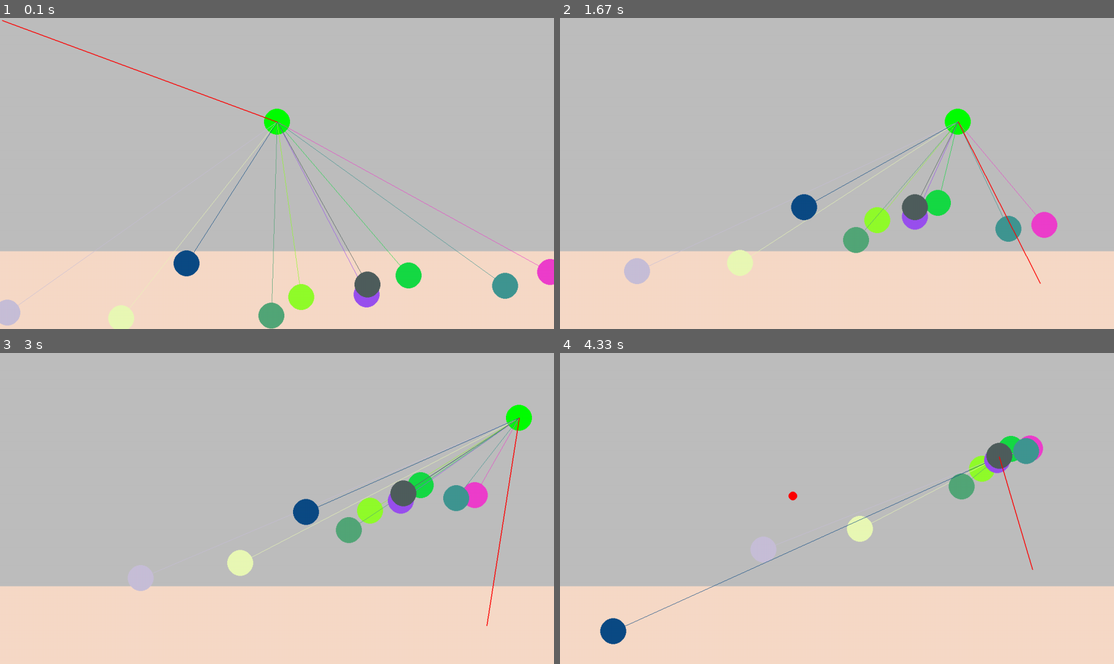
Above: before the commit, frames 1-4 (two rows, left to right).
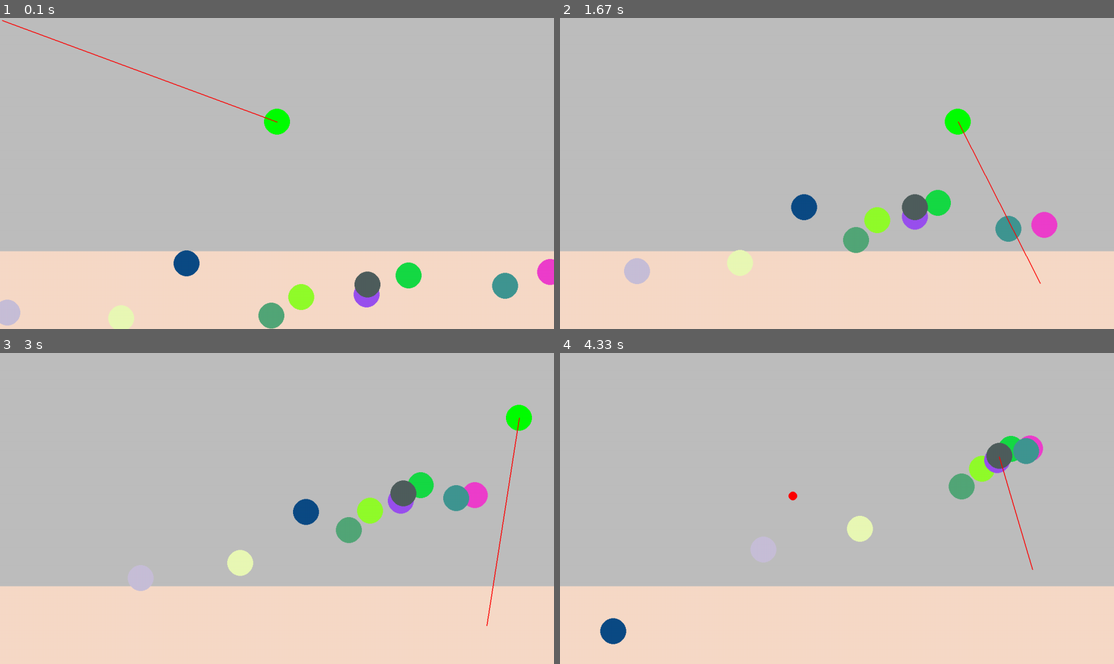
Above: after the commit, the same moments.

Repository: chaincpl-2542/AiPygame
Game: pygame game, started from myPyGame.py
The game is run twice, just before and just after one commit, with the same random seed, the same clock (stepped at 60 frames per second) and the same inputs.
Inputs (mouse positions are in pixels of both pictures, inside the frame that each line leads up to):
- Up to frame 1 (0.1 s): no input
- Up to frame 2 (1.67 s): hold Q 0.33-0.8 s; hold D 0.33-0.8 s; move the mouse to (814, 185) at 0.37 s; press the mouse at (665, 245) at 0.87 s; move the mouse to (792, 154) at 0.97 s; release the mouse at (920, 64) at 1.1 s; hold Q 1.17-1.63 s; hold D 1.17-1.63 s; click (1041, 282) at 1.25 s
- Up to frame 3 (3 s): hold D 1.67-2.13 s; click (288, 402) at 1.75 s; hold W 2.17-2.47 s; click (282, 539) at 2.25 s; hold D 2.5-2.97 s; click (487, 626) at 2.58 s
- Up to frame 4 (4.33 s): press the mouse at (665, 580) at 3.03 s; move the mouse to (825, 530) at 3.13 s; release the mouse at (981, 480) at 3.27 s; hold A 3.33-3.87 s; click (626, 440) at 3.42 s; hold S 3.9-4.2 s; click (654, 539) at 3.98 s; hold A from 4.23 s (still down); click (1030, 570) at 4.32 s

The runs differ from the first frame. In frame 1, 0.8% of the frame differs, in the area x 3-98%, y 33-92%; in frame 2, 0.4%; in frame 3, 0.5%; in frame 4, 0.3%.

Commit message:
[Update] toggle enemies line

Diff:
--- a/enemy.py
+++ b/enemy.py
@@ -16,8 +16,9 @@
     def CreateEnemy(self):
         pygame.draw.circle(self.screen,self.color,self.enemy_pos,self.enemy_size)
 
-    def FindPlayer(self,player_position):
-        pygame.draw.line(self.screen, self.color, self.enemy_pos, player_position, width=1)
+    def FindPlayer(self,player_position,isShow):
+        if(isShow):
+            pygame.draw.line(self.screen, self.color, self.enemy_pos, player_position, width=1)
 
     def MoveToPlayer(self,player_position,player_size):
         distance = player_position.distance_to(self.enemy_pos) - (player_size + self.enemy_size)
--- a/myPyGame.py
+++ b/myPyGame.py
@@ -1,3 +1,4 @@
+import sys
 import pygame
 from enemy import Enemy
 from player import Player
@@ -18,21 +19,31 @@
 bulletCD = 0
 MaxCD = 15
 mouse_pos = pygame.mouse.get_pos()
+isShowEnemyLine = False
 
 def Spawn_enemies():
 
     for enemy in enemies:
         if(enemy.isDead == False):
             enemy.CreateEnemy()
-            enemy.FindPlayer(myPlayer.player_pos)
+            enemy.FindPlayer(myPlayer.player_pos,isShowEnemyLine)
             enemy.MoveToPlayer(myPlayer.player_pos,myPlayer.player_size)
             enemy.Update()
 
 while running:
 
-    for event in pygame.event.get():
+    events = pygame.event.get()
+    for event in events:
         if event.type == pygame.QUIT:
             running = False
+
+        if event.type == pygame.KEYDOWN:
+            if event.key == pygame.K_q:
+                if(isShowEnemyLine == True):
+                    isShowEnemyLine = False
+                else:
+                    if(isShowEnemyLine == False):
+                        isShowEnemyLine = True
 
     screen.fill("gray")
     pygame.draw.rect(screen, (247, 218, 200), pygame.Rect(0,((screen.get_height() / 4) * 3),screen.get_width(),screen.get_height()))
@@ -49,7 +60,9 @@
         bulletCD = MaxCD
 
         if pygame.mouse.get_pressed()[0]:
-
+            direction = [mouse_pos[0] - myPlayer.player_pos[0], mouse_pos[1] - myPlayer.player_pos[1]]
+            bullets.append(Bullet(screen,myPlayer.player_pos,direction))
+        if pygame.mouse.get_pressed()[2]:
             direction = [mouse_pos[0] - myPlayer.player_pos[0], mouse_pos[1] - myPlayer.player_pos[1]]
             bullets.append(Bullet(screen,myPlayer.player_pos,direction))
 
